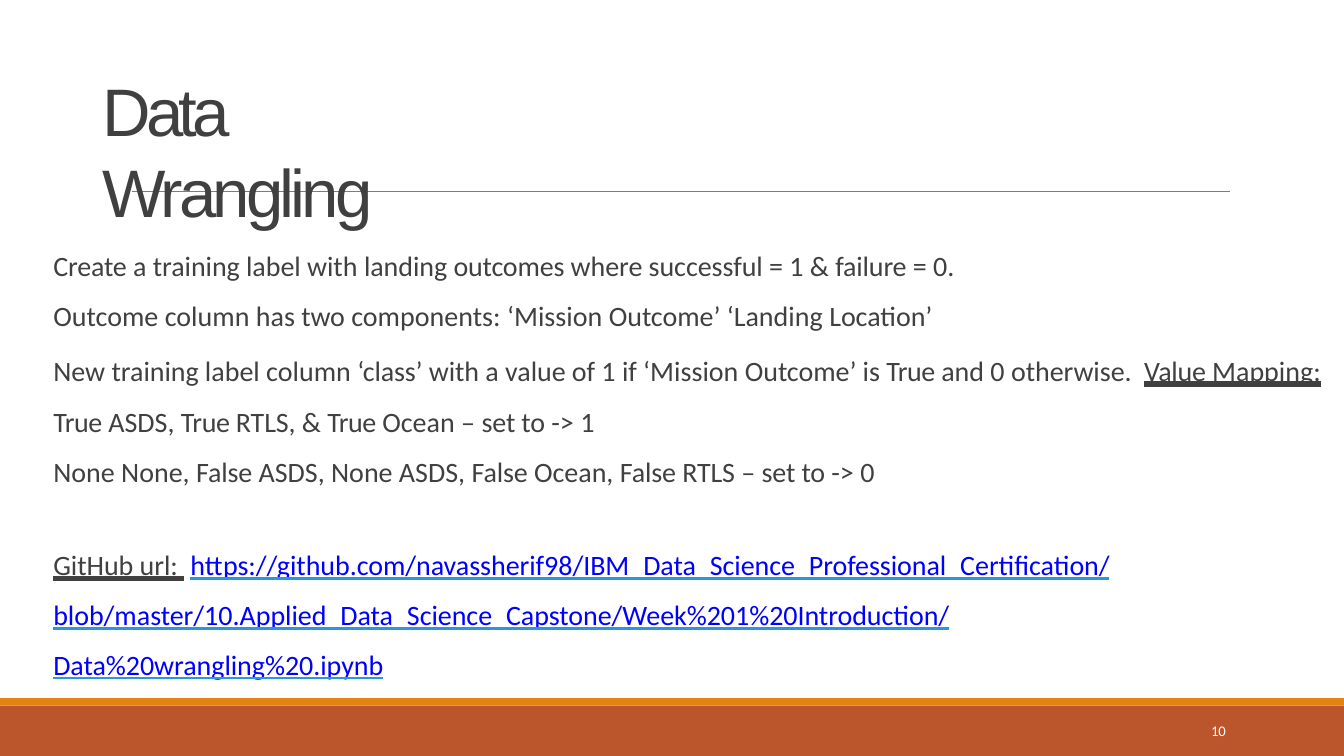
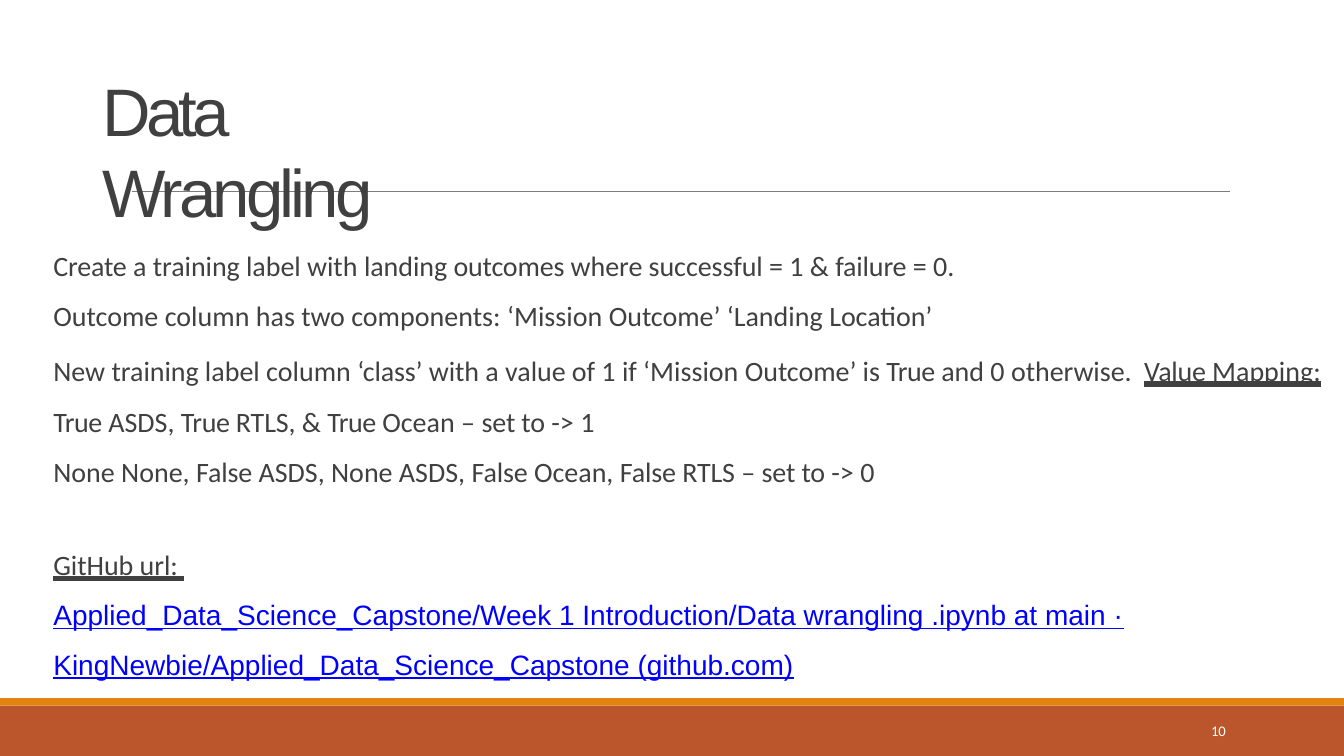
Before and after one commit to KingNewbie/Applied_Data_Science_Capstone, a slide deck: slide 10 of Week 5 Present Your Data-Driven Insights/Data Science Journey.pptx. Drawn at 1344x756 pixels with LibreOffice and Linux fonts; fonts in the diff are those of the drawing. Boxes give left, top, right and bottom in pixels: in the first picture for what was removed or moved away, otherwise in the second. Text is boxed around its words. In the diff, an @@ line names an element or a change of style, - is before the commit and + after.

```diff
--- a/Week 5 Present Your Data-Driven Insights/Data Science Journey.pptx
+++ b/Week 5 Present Your Data-Driven Insights/Data Science Journey.pptx
@@ text at bbox=[53, 555, 1106, 680]: text changed; font Calibri to Arial @@
-GitHub url: https://github.com/navassherif98/IBM_Data_Science_Professional_Certification/blob/master/10.Applied_Data_Science_Capstone/Week%201%20Introduction/Data%20wrangling%20.ipynb
+GitHub url:
+Applied_Data_Science_Capstone/Week 1 Introduction/Data wrangling .ipynb at main · KingNewbie/Applied_Data_Science_Capstone (github.com)
```
Also in this commit, not shown: 7 other slides changed.
